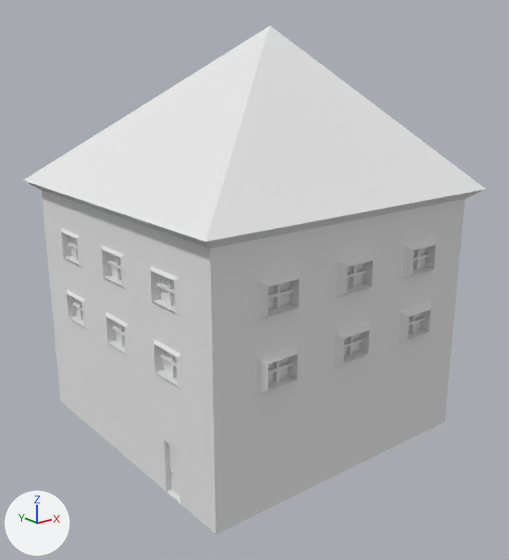
Before and after pictures for a commit that changed the Blender file predio_laranja_adjacente.blend.
Before and after are seen from a 50 mm camera at (-14.32, -18.32, 12.29) aimed at (-0.11, -0.56, 5.18). Arrows for +X, +Y and +Z are at lower left; the lights stay in place.
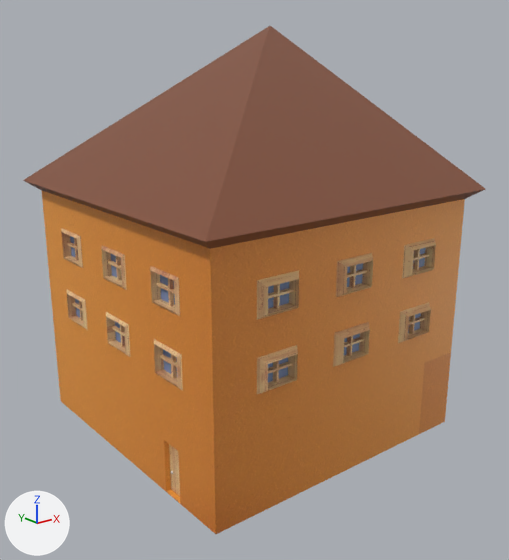
Changed parts and their boxes (x1, y1, x2, y2) in the pictures (509 x 560 px):
'Cube', recoloured (grey to orange): (42, 191, 465, 534) in both
'Cube.004', recoloured (white to brown): (23, 26, 485, 249) in both
'Cube.003', recoloured (grey to brown): (61, 229, 436, 394) in both
'Cube.001', recoloured (grey to blue): (70, 236, 426, 382) in both
'Cube.002', recoloured (grey to brown): (169, 444, 180, 496) in both

Edits to the bpy script that builds the scene:
```text
Add img_orange_wall_texture_jpg:
    img_orange_wall_texture_jpg = load_image('orange_wall_texture.jpg', 'materials/orange_wall_texture.jpg', 1920, 1440, 'sRGB')
Add img_glass_texture_jpg:
    img_glass_texture_jpg = load_image('glass_texture.jpg', 'materials/glass_texture.jpg', 259, 195, 'sRGB')
Add img_wood_texture_jpg:
    img_wood_texture_jpg = load_image('wood_texture.jpg', 'materials/wood_texture.jpg', 1300, 897, 'sRGB')
Add img_texturescom_roofing_spanishold_1k_albedo_tif_001:
    img_texturescom_roofing_spanishold_1k_albedo_tif_001 = load_image('TexturesCom_Roofing_SpanishOld_1K_albedo.tif.001', 'materials/TexturesCom_Roofing_SpanishOld_1K_albedo.tif', 1024, 1024, 'sRGB')
Add mat_material_005:
    mat_material_005 = principled_material('Material.005')
    mat_material_005.texture = img_orange_wall_texture_jpg
Add mat_material_010:
    mat_material_010 = principled_material('Material.010')
    mat_material_010.texture = img_glass_texture_jpg
Add mat_material_006:
    mat_material_006 = principled_material('Material.006')
    mat_material_006.texture = img_wood_texture_jpg
Add mat_material_009:
    mat_material_009 = principled_material('Material.009')
    mat_material_009.texture = img_wood_texture_jpg
Add mat_material_008:
    mat_material_008 = principled_material('Material.008')
    mat_material_008.texture = img_texturescom_roofing_spanishold_1k_albedo_tif_001
Change me_cube_004:
    where me_cube_004.from_pydata(...)  # 94 vertices, 54 faces; spans x -1.09..1.09, y -1.09..1.09, z 1.0..2.4
    remove me_cube_004.materials.append(mat_material_001)  # white #e7e7e7
    add me_cube_004.materials.append(mat_material_008)  # picture img_texturescom_roofing_spanishold_1k_albedo_tif_001
Change me_cube_003:
    where me_cube_003.from_pydata(...)  # 628 vertices, 455 faces; spans x -1.01..0.71, y -1.05..1.0, z -0.07..0.73
    remove me_cube_003.materials.append(mat_material_003)  # white #e7e7e7
    add me_cube_003.materials.append(mat_material_009)  # picture img_wood_texture_jpg
Change me_cube_002:
    where me_cube_002.from_pydata(...)  # 8 vertices, 3 faces; spans x -0.967, y -0.647..-0.495, z -0.994..-0.566
    remove me_cube_002.materials.append(mat_material_004)  # white #e7e7e7
    add me_cube_002.materials.append(mat_material_006)  # picture img_wood_texture_jpg
Change me_cube_001:
    where me_cube_001.from_pydata(...)  # 192 vertices, 48 faces; spans x -0.96..0.67, y -0.97..0.69, z -0.04..0.71
    remove me_cube_001.materials.append(mat_material)  # white #e7e7e7
    add me_cube_001.materials.append(mat_material_010)  # picture img_glass_texture_jpg
Change me_cube:
    where me_cube.from_pydata(...)  # 1164 vertices, 935 faces; spans x -1.0..1.0, y -1.0..1.0, z -1.0..1.0
    remove me_cube.materials.append(mat_material_002)  # white #e7e7e7
    add me_cube.materials.append(mat_material_005)  # picture img_orange_wall_texture_jpg
```
